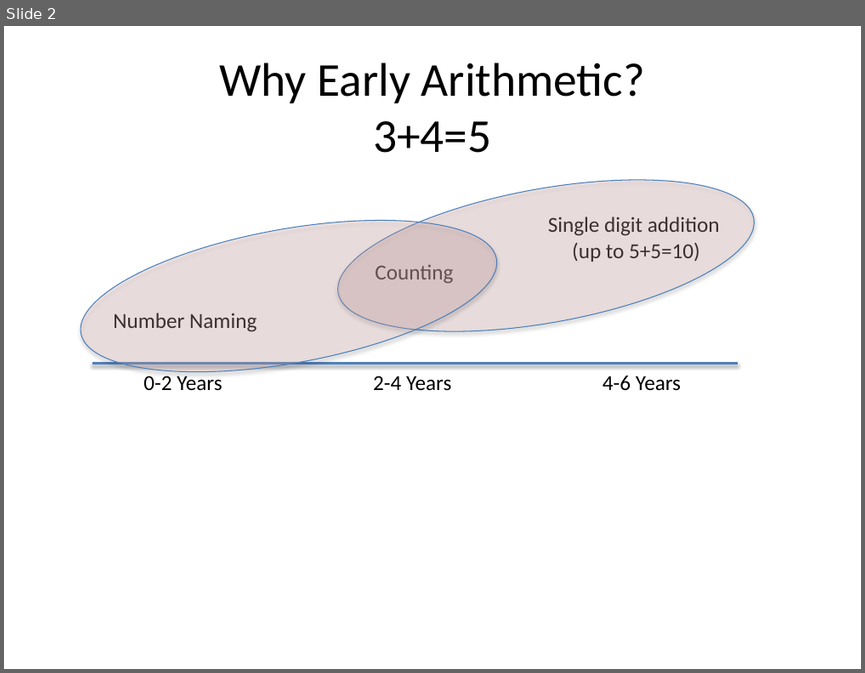
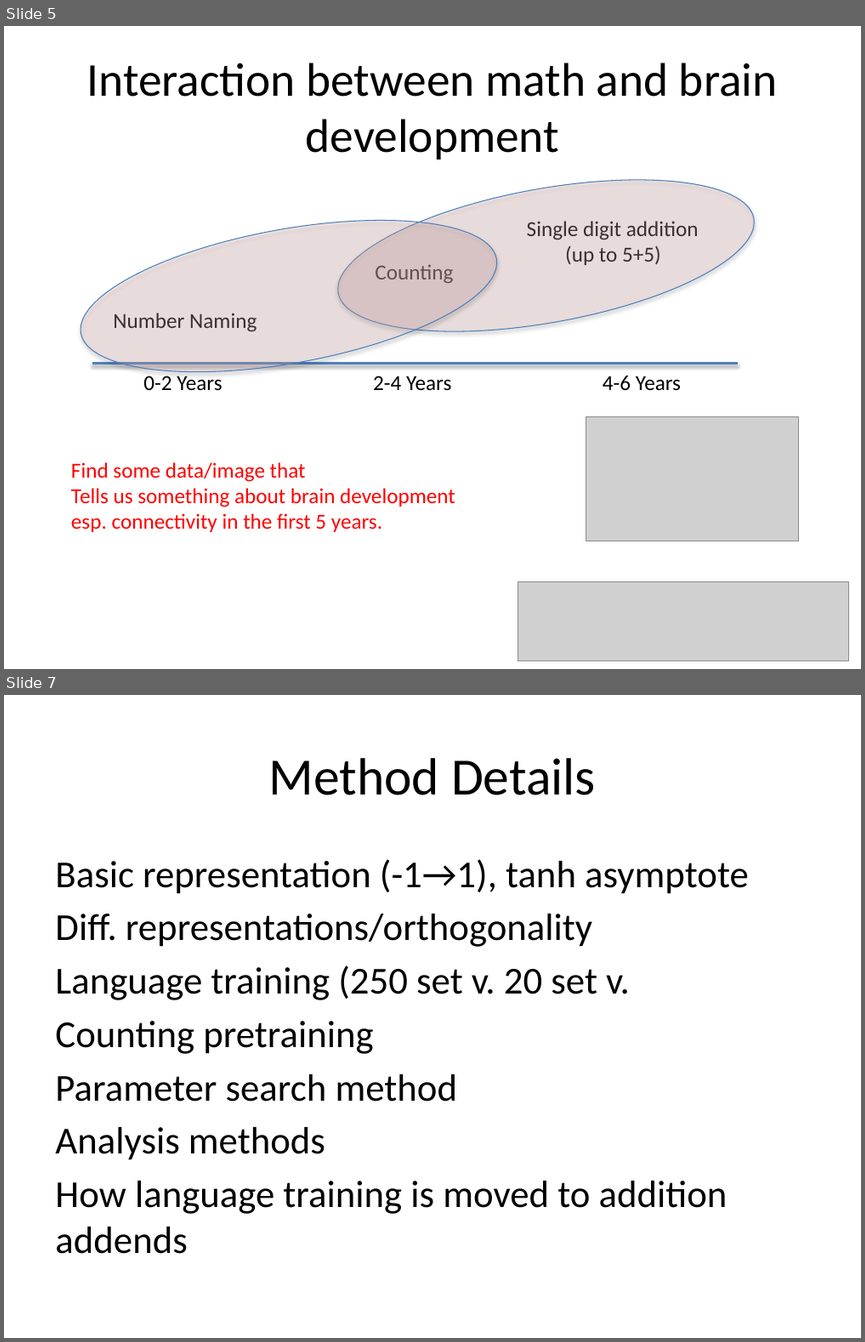
Before and after one commit to jeffshrager/scads2015, a slide deck: 201608LabPresentation.pptx. Shown one above the other, each under a label of ours: slide 2 before the commit, slides 5 and 7 after it; the slides between them are not shown. The pictures are 865x673 and 865x1342 pixels, drawn with LibreOffice and Linux fonts; fonts in the diff are those of the drawing; grey boxes stand for pictures. Boxes give left, top, right and bottom in pixels: in the first picture for what was removed or moved away, otherwise in the second. Text is boxed around its words. In the diff, an @@ line names an element or a change of style, - is before the commit and + after.

```diff
--- a/201608LabPresentation.pptx
+++ b/201608LabPresentation.pptx
@@ slide 7 added at bbox=[4, 695, 861, 1338], background #FFFFFF @@
@@ title added at bbox=[268, 758, 596, 795], 44 pt, text #000000 @@
+Method Details
@@ text added at bbox=[55, 859, 749, 1253], 32 pt, text #000000 @@
+Basic representation (-1→1), tanh asymptote
+Diff. representations/orthogonality
+Language training (250 set v. 20 set v.
+Counting pretraining
+Parameter search method
+Analysis methods
+How language training is moved to addition addends
@@ what was slide 2 is now slide 5 @@
@@ slide 5 changed as well @@
@@ title at bbox=[87, 63, 778, 159]: text changed @@
-Why Early Arithmetic?
-3+4=5
+Interaction between math and brain development
@@ text "Single digit addition": place and size @@
-text "Single digit addition" at bbox=[548, 216, 720, 261]
+text "Single digit addition" at bbox=[527, 221, 698, 265]
@@ text at bbox=[565, 246, 661, 265]: text changed @@
-(up to 5+5=10)
+(up to 5+5)
@@ picture added at bbox=[586, 417, 799, 540] @@
@@ text added at bbox=[71, 462, 455, 532], 18 pt, text #FF0000 @@
+Find some data/image that
+Tells us something about brain development
+esp. connectivity in the first 5 years.
@@ picture added at bbox=[518, 581, 849, 661] @@
```
Also in this commit, not shown: 1 other slide changed, 5 other slides added, 1 slide removed.
